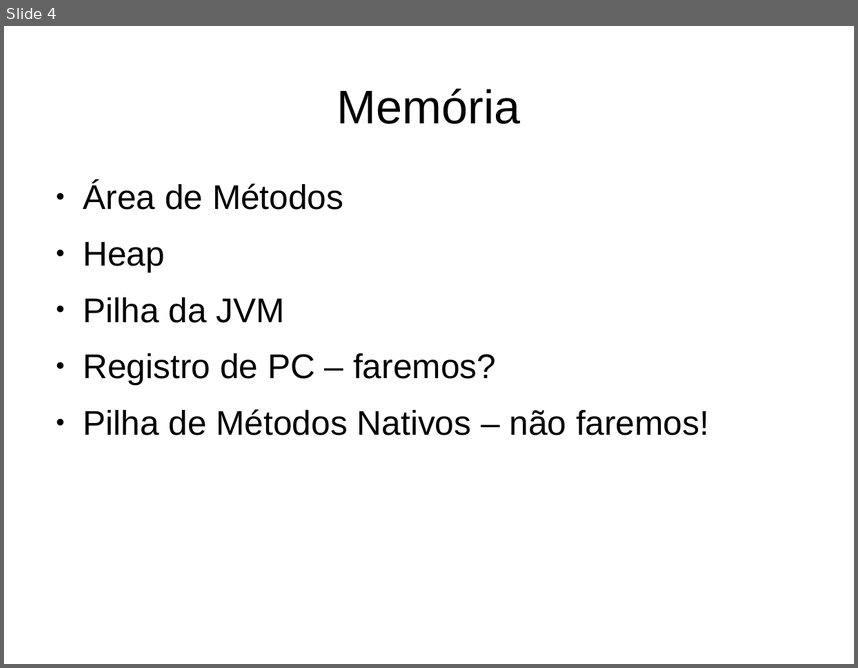
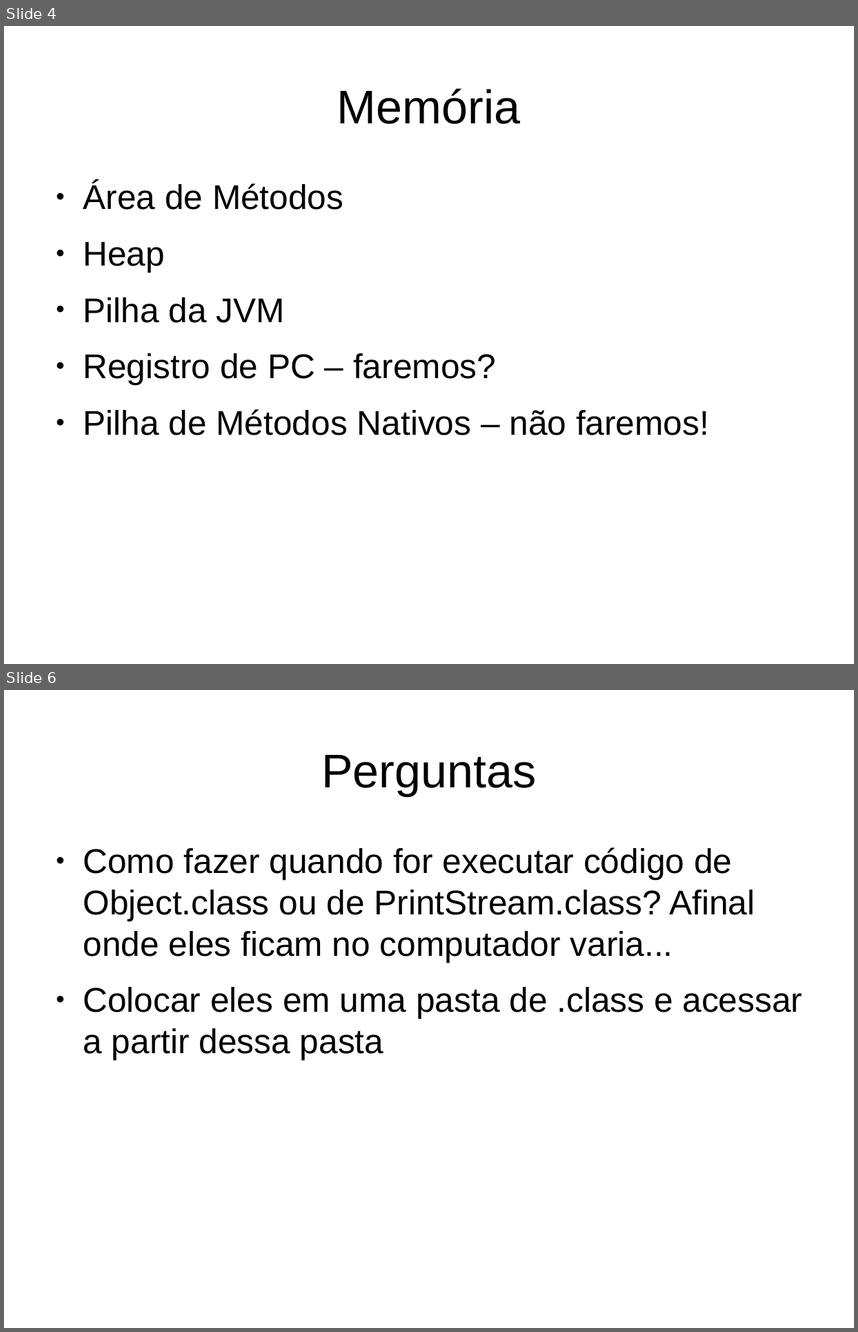
Before and after one commit to gabrielmm1234/jvm-sb, a slide deck: projetoLogico/apresentacao.odp. Shown one above the other, each under a label of ours: slide 4 before the commit, slides 4 and 6 after it; the slides between them are not shown. The pictures are 858x668 and 858x1332 pixels, drawn with LibreOffice and Linux fonts; fonts in the diff are those of the drawing. Boxes give left, top, right and bottom in pixels: in the first picture for what was removed or moved away, otherwise in the second. Text is boxed around its words. In the diff, an @@ line names an element or a change of style, - is before the commit and + after.

```diff
--- a/projetoLogico/apresentacao.odp
+++ b/projetoLogico/apresentacao.odp
@@ slide 6 added at (4, 690, 854, 1328), background #FFFFFF @@
@@ title added at (321, 755, 536, 796), 44 pt, text #000000 @@
+Perguntas
@@ text added at (83, 847, 803, 1059), 32 pt, text #000000 @@
+● Como fazer quando for executar código de Object.class ou de PrintStream.class? Afinal onde eles ficam no computador varia...
+● Colocar eles em uma pasta de .class e acessar a partir dessa pasta
```
Also in this commit, not shown: 1 slide changed, 6 other slides added.
